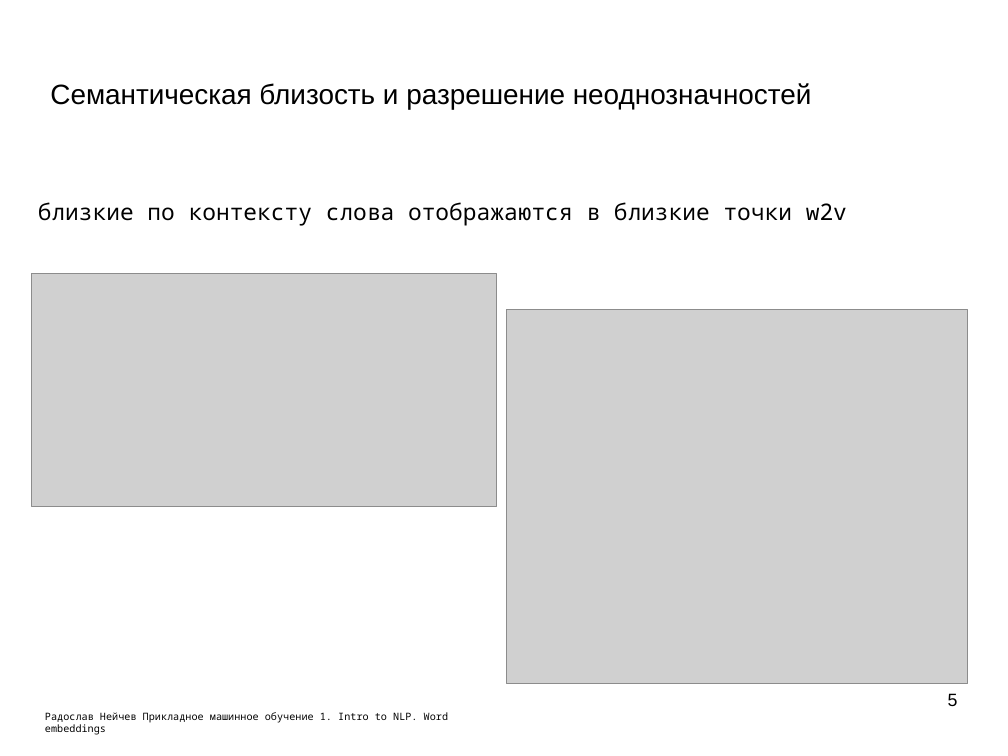
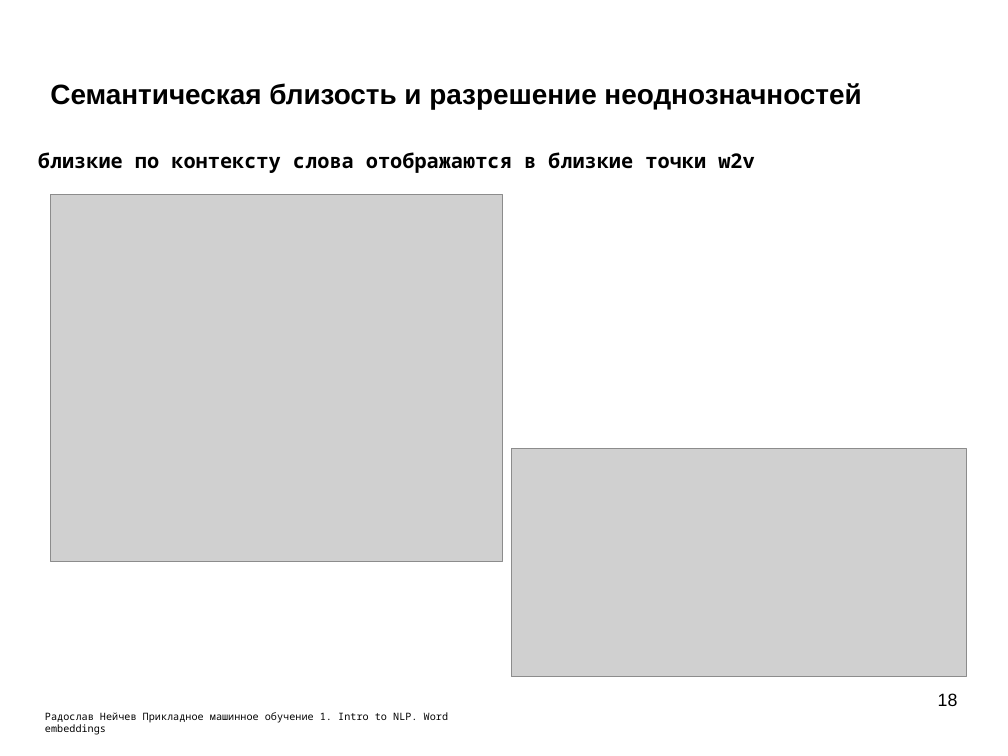
Before and after one commit to mechanoid5/ml_nlp_2022, a slide deck: slide 18 of 11-semantic.odp (slide 5 before the commit). Drawn at 1008x756 pixels with LibreOffice and Linux fonts; fonts in the diff are those of the drawing; grey boxes stand for pictures; background and template pictures are left out. Boxes give left, top, right and bottom in pixels: in the first picture for what was removed or moved away, otherwise in the second. Text is boxed around its words. In the diff, an @@ line names an element or a change of style, - is before the commit and + after.

```diff
--- a/11-semantic.odp
+++ b/11-semantic.odp
@@ title "Семантическая близость и разрешение неоднозначностей" at [50,83,861,109]: bold on @@
@@ text "близкие по контексту слова отображаются ...": place and size @@
-text "близкие по контексту слова отображаются ..." at [38,202,847,226]
+text "близкие по контексту слова отображаются ..." at [38,152,755,173]
@@ text "близкие по контексту слова отображаются ..." at [38,152,755,173]: size 18 to 16 pt, bold on @@
@@ picture: place and size @@
-picture at [32,273,498,507]
+picture at [50,195,503,563]
@@ picture: place and size @@
-picture at [507,310,968,684]
+picture at [511,448,967,677]
@@ page number at [938,693,958,706]: text changed @@
-5
+18
```
Also in this commit, not shown: 8 other slides changed, 13 slides added, 2 other files.
